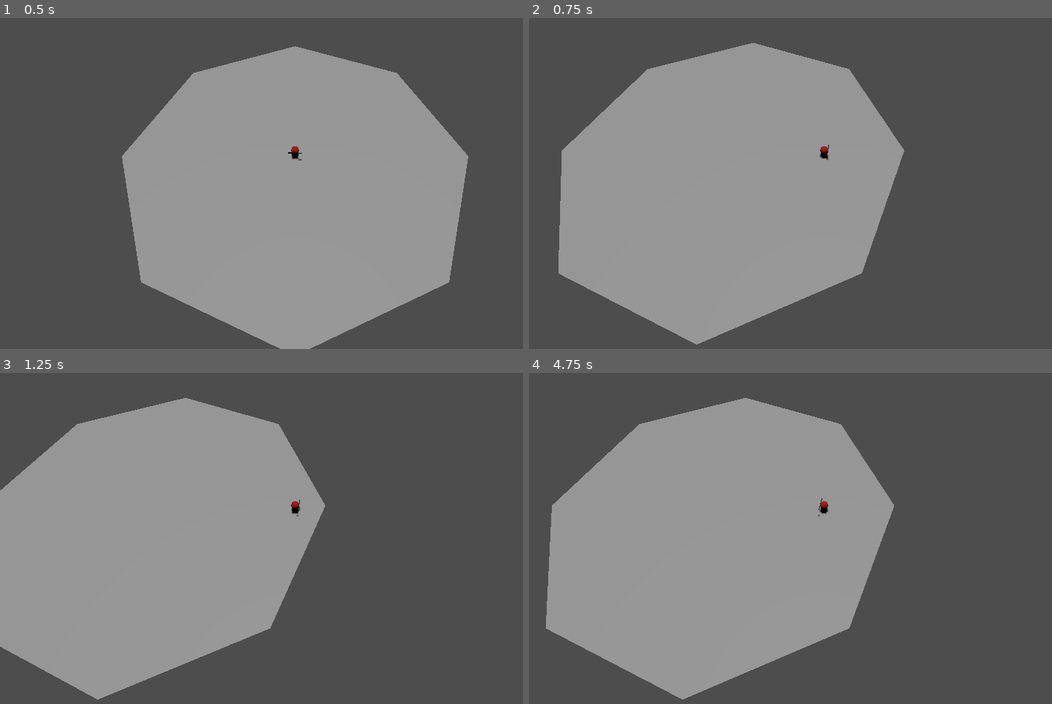
Above: before the commit, frames 1-4 (two rows, left to right).
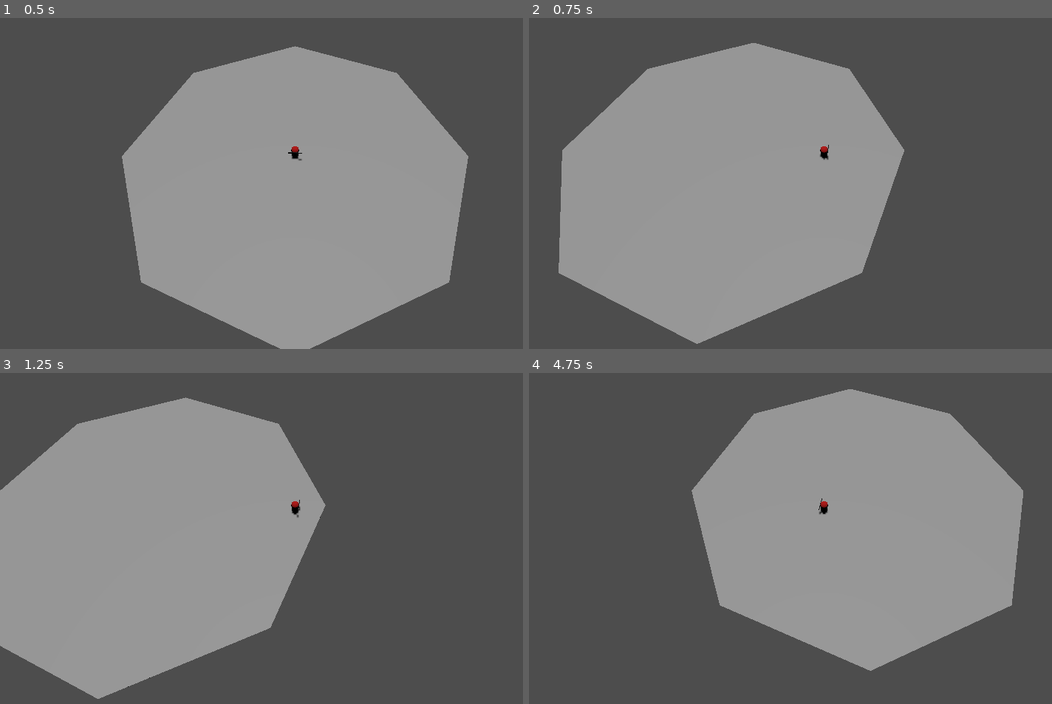
Above: after the commit, the same moments.

Repository: SABECK1/wk
Game: Godot game, scene res://src/level.tscn
The game is run twice, just before and just after one commit, with the same random seed, the same clock (stepped at 60 frames per second) and the same inputs.
Inputs (mouse positions are in pixels of both pictures, inside the frame that each line leads up to):
- Up to frame 1 (0.5 s): no input
- Up to frame 2 (0.75 s): tap Enter at 0.5 s; move the mouse to (952, 166) at 0.52 s; hold D (ui_right) from 0.53 s (still down); tap Q (ability_q) at 0.6 s
- Up to frame 3 (1.25 s): keep holding D (ui_right)
- Up to frame 4 (4.75 s): move the mouse to (706, 555) at 1.27 s; release D (ui_right) at 1.28 s; hold S (ui_down) 1.28-2.03 s; tap Q (ability_q) every 0.75 s from 1.35 to 4.35 s; move the mouse to (884, 465) at 2.02 s; hold D (ui_right) 2.03-2.78 s; move the mouse to (795, 604) at 2.77 s; hold W (ui_up) 2.78-3.53 s; move the mouse to (999, 588) at 3.52 s; hold A (ui_left) from 3.53 s (still down); move the mouse to (649, 488) at 4.27 s

Frame 1 is identical in both runs. In frame 2, 0.2% of the frame differs, in the area x 5-72%, y 7-99%; in frame 3, 0.1%; in frame 4, 44%, in the area x 3-95%, y 4-99%.
Error after the commit: Invalid access to property or key 'position' on a base object of type 'Dictionary'. (res://src/Abilities/Blink/Blink.gd:11)

Commit message:
Blink Ability now doesn't go further than cursor distance

Diff:
--- a/src/Abilities/AbilityController.gd
+++ b/src/Abilities/AbilityController.gd
@@ -6,7 +6,7 @@
 var ability_trigger : String # Key to trigger ability
 var can_use : bool
 
-func _init(use_key : String = "ability_q", cooldown_value : float = 10.0):
+func _init(use_key : String = "ability_q", cooldown_value : float = 0.5):
 	base_cooldown = cooldown_value
 	ability_trigger = use_key
 	can_use = true
--- a/src/Abilities/Blink/Blink.gd
+++ b/src/Abilities/Blink/Blink.gd
@@ -6,14 +6,21 @@
 	print(can_use_ability())
 	if not can_use_ability():
 		return
-	print("Vektor:",mouse_coords.position - user.position, "User:", user.position, "Cursor:", mouse_coords.position)
 
 	# When the cursor hovers directly over the player, the player should not move further than that using blink
 	var maximum_distance_vector = mouse_coords.position - user.position
 
-	# Normalize Vector and multiply it by Blink range
-	var direction = mouse_coords.position.normalized()
-	var reach = direction * blink_range
-	user.position = reach + user.position
+	var direction = mouse_coords.position - user.position
+	var direction_norm = direction.normalized()
+
+	# If div < 1 the teleport still
+	if direction.x < 1 and direction.x > -1:
+		user.position.x = user.position.x + direction.x * blink_range
+	else:
+		user.position.x = user.position.x + direction_norm.x * blink_range
+	if direction.z < 1 and direction.z > -1:
+		user.position.z = user.position.z + direction.z * blink_range
+	else:
+		user.position.z = user.position.z + direction_norm.z * blink_range
 
 	set_on_cooldown()
